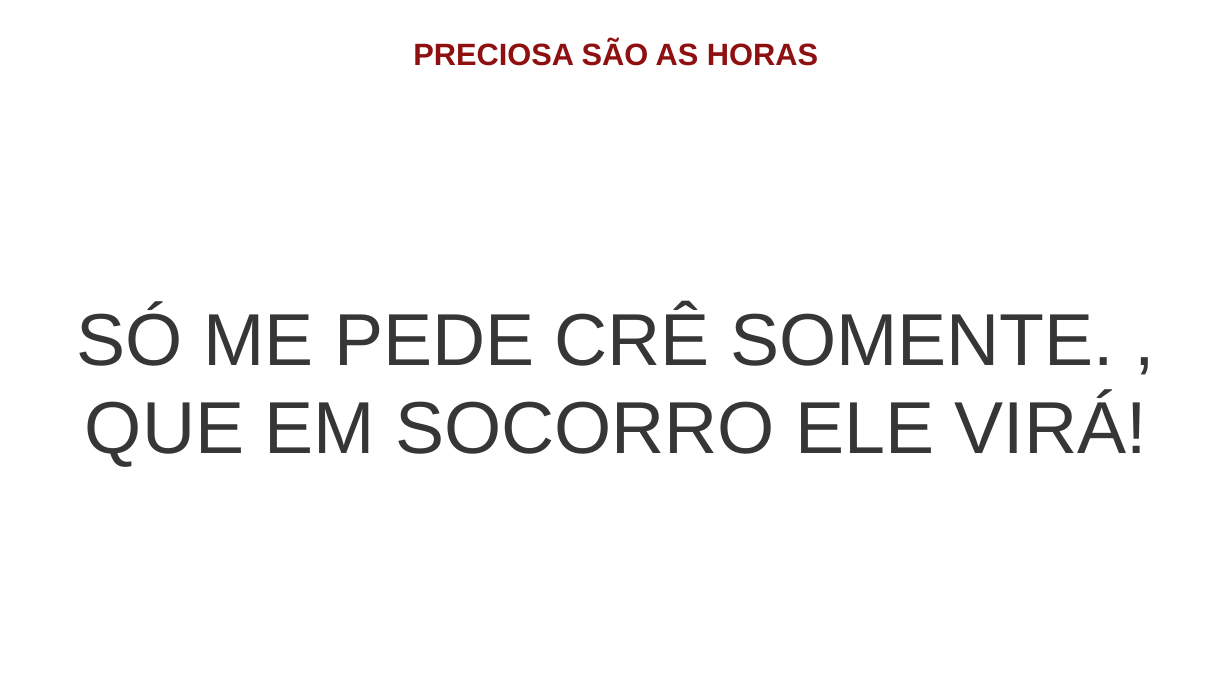
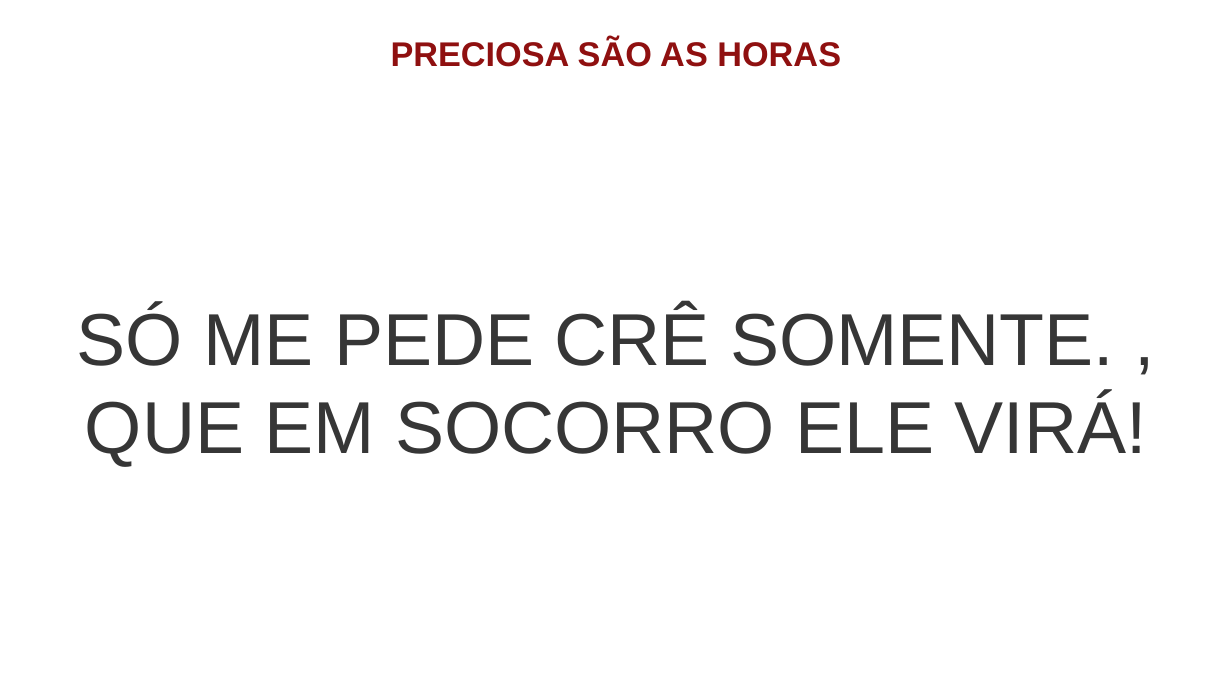
Before and after one commit to Natanielsr/liturgy-s-slideshow-creator, a slide deck: slide 42 of slide-result/slide.pptx. Drawn at 1232x693 pixels with LibreOffice and Linux fonts; fonts in the diff are those of the drawing. Boxes give left, top, right and bottom in pixels: in the first picture for what was removed or moved away, otherwise in the second. Text is boxed around its words. In the diff, an @@ line names an element or a change of style, - is before the commit and + after.

```diff
--- a/slide-result/slide.pptx
+++ b/slide-result/slide.pptx
@@ text "PRECIOSA SÃO AS HORAS" at (391, 39, 841, 67): size 18 to 20 pt @@
```
Also in this commit, not shown: 33 other slides changed, 1 other file.
